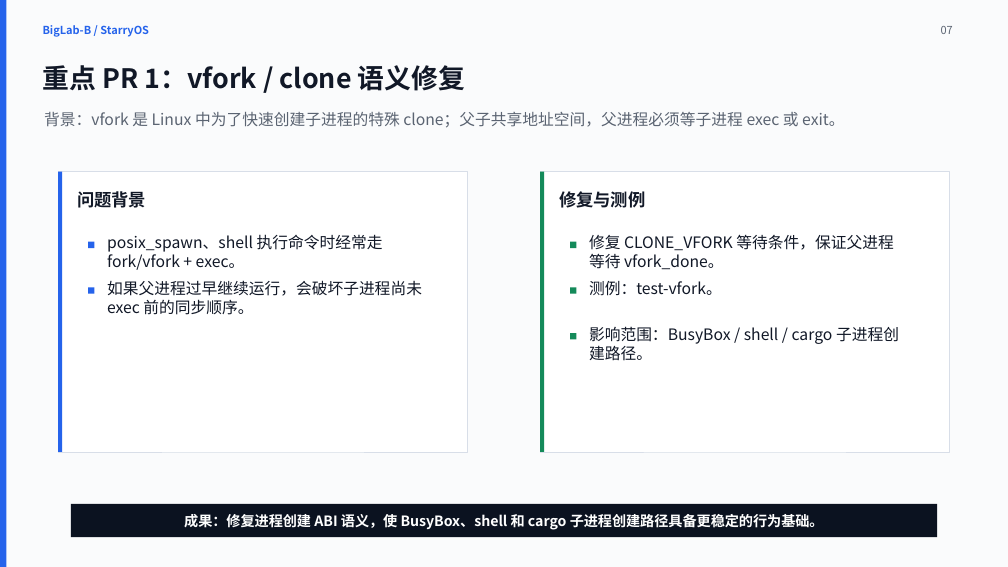
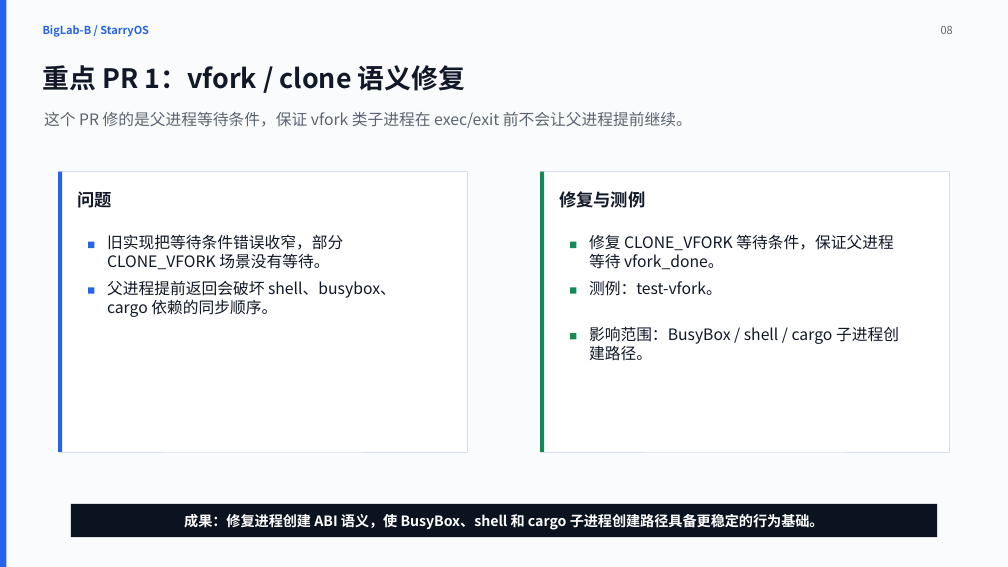
Before and after one commit to yks23/Auto-OS, a slide deck: slide 8 of showtime-2/final/biglab-b-final-yang-kaisen-minimal.pptx (slide 7 before the commit). Drawn at 1008x567 pixels with LibreOffice and Linux fonts; fonts in the diff are those of the drawing. Boxes give left, top, right and bottom in pixels: in the first picture for what was removed or moved away, otherwise in the second. Text is boxed around its words. In the diff, an @@ line names an element or a change of style, - is before the commit and + after.

```diff
--- a/showtime-2/final/biglab-b-final-yang-kaisen-minimal.pptx
+++ b/showtime-2/final/biglab-b-final-yang-kaisen-minimal.pptx
@@ text at bbox=[941, 26, 953, 34]: text changed @@
-07
+08
@@ text at bbox=[44, 112, 692, 128]: text changed @@
-背景：vfork 是 Linux 中为了快速创建子进程的特殊 clone；父子共享地址空间，父进程必须等子进程 exec 或 exit。
+这个 PR 修的是父进程等待条件，保证 vfork 类子进程在 exec/exit 前不会让父进程提前继续。
@@ text at bbox=[77, 191, 112, 208]: text changed @@
-问题背景
+问题
@@ text at bbox=[107, 234, 343, 270]: text changed @@
-posix_spawn、shell 执行命令时经常走 fork/vfork + exec。
+旧实现把等待条件错误收窄，部分 CLONE_VFORK 场景没有等待。
@@ text at bbox=[107, 280, 396, 317]: text changed @@
-如果父进程过早继续运行，会破坏子进程尚未 exec 前的同步顺序。
+父进程提前返回会破坏 shell、busybox、cargo 依赖的同步顺序。
```
Also in this commit, not shown: 8 other slides changed, 4 slides added, 1 slide removed, 10 other files.
